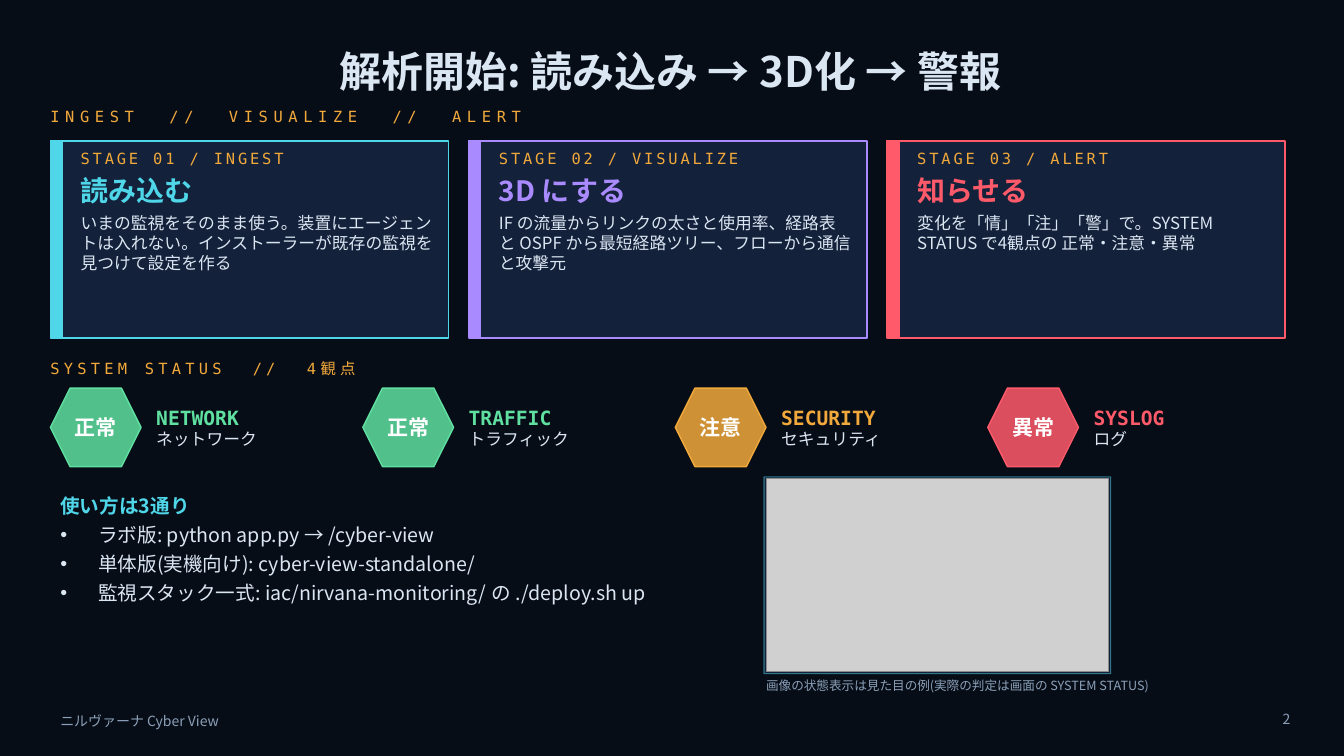
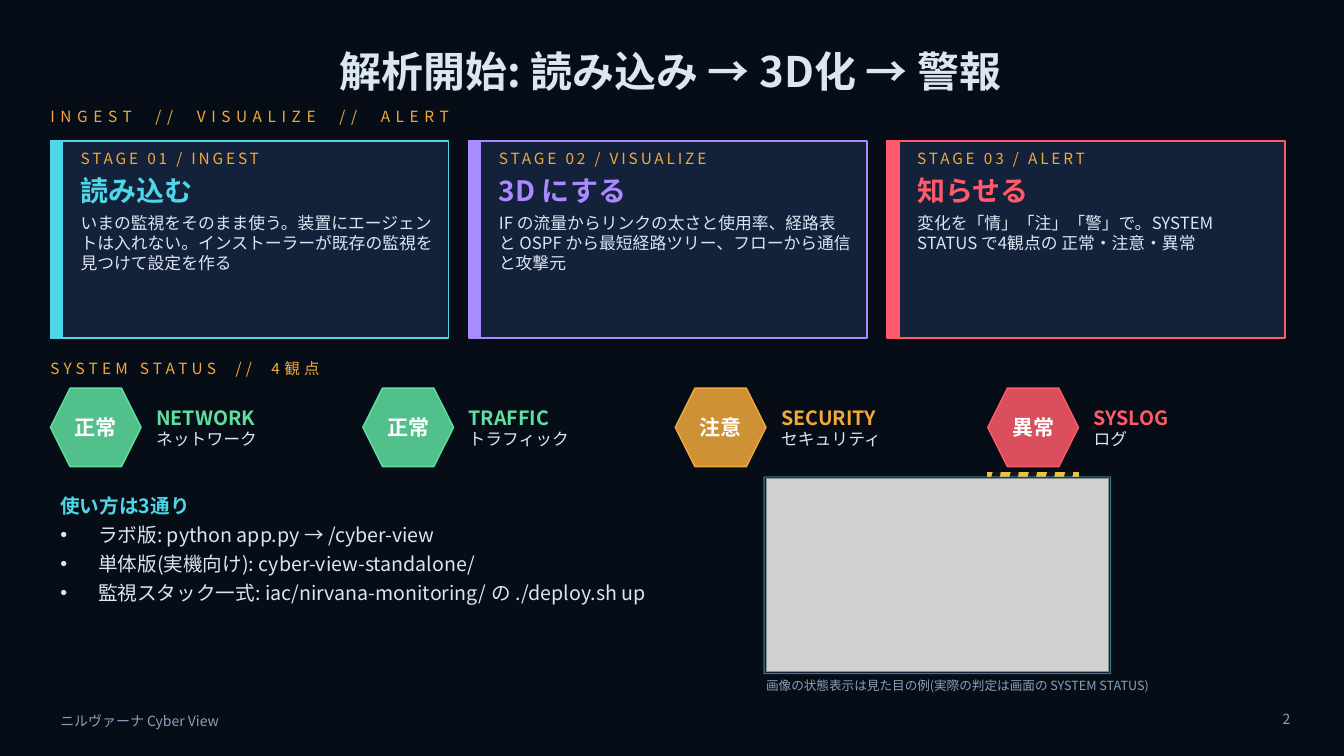
Before and after one commit to w-index-m/network-lab-emulator, a slide deck: slide 2 of docs/nirvana-introduction.pptx. Drawn at 1344x756 pixels with LibreOffice and Linux fonts; fonts in the diff are those of the drawing; grey boxes stand for pictures; background and template pictures are left out. Boxes give left, top, right and bottom in pixels: in the first picture for what was removed or moved away, otherwise in the second. Text is boxed around its words. In the diff, an @@ line names an element or a change of style, - is before the commit and + after.

```diff
--- a/docs/nirvana-introduction.pptx
+++ b/docs/nirvana-introduction.pptx
@@ text "INGEST // VISUALIZE // ALERT" at <box>50,110,449,122</box>: font DejaVu Sans Mono to Noto Sans CJK JP @@
@@ text "STAGE 01 / INGEST" at <box>81,215,433,271</box>: font DejaVu Sans Mono to Noto Sans CJK JP in "STAGE 01 / INGEST" @@
@@ text "STAGE 02 / VISUALIZE" at <box>499,215,851,271</box>: font DejaVu Sans Mono to Noto Sans CJK JP in "STAGE 02 / VISUALIZE" @@
@@ text "STAGE 03 / ALERT" at <box>917,215,1213,251</box>: font DejaVu Sans Mono to Noto Sans CJK JP in "STAGE 03 / ALERT" @@
@@ text "SYSTEM STATUS // 4観点" at <box>50,361,319,375</box>: font DejaVu Sans Mono to Noto Sans CJK JP @@
@@ text at <box>156,410,255,426</box>: font DejaVu Sans Mono to Noto Sans CJK JP in "NETWORK" @@
@@ text at <box>469,410,549,426</box>: font DejaVu Sans Mono to Noto Sans CJK JP in "TRAFFIC" @@
@@ text at <box>781,410,876,426</box>: font DejaVu Sans Mono to Noto Sans CJK JP in "SECURITY" @@
@@ text at <box>1094,410,1169,426</box>: font DejaVu Sans Mono to Noto Sans CJK JP in "SYSLOG" @@
@@ rectangle added at <box>988,473,1079,483</box>, fill #F2C23B, outline #F2C23B 1 pt @@
@@ parallelogram added at <box>991,473,1000,483</box>, fill #15171C, outline #15171C 1 pt @@
@@ parallelogram added at <box>1009,473,1018,483</box>, fill #15171C, outline #15171C 1 pt @@
@@ parallelogram added at <box>1027,473,1036,483</box>, fill #15171C, outline #15171C 1 pt @@
@@ parallelogram added at <box>1046,473,1055,483</box>, fill #15171C, outline #15171C 1 pt @@
@@ parallelogram added at <box>1064,473,1073,483</box>, fill #15171C, outline #15171C 1 pt @@
```
Also in this commit, not shown: 3 other slides changed.
